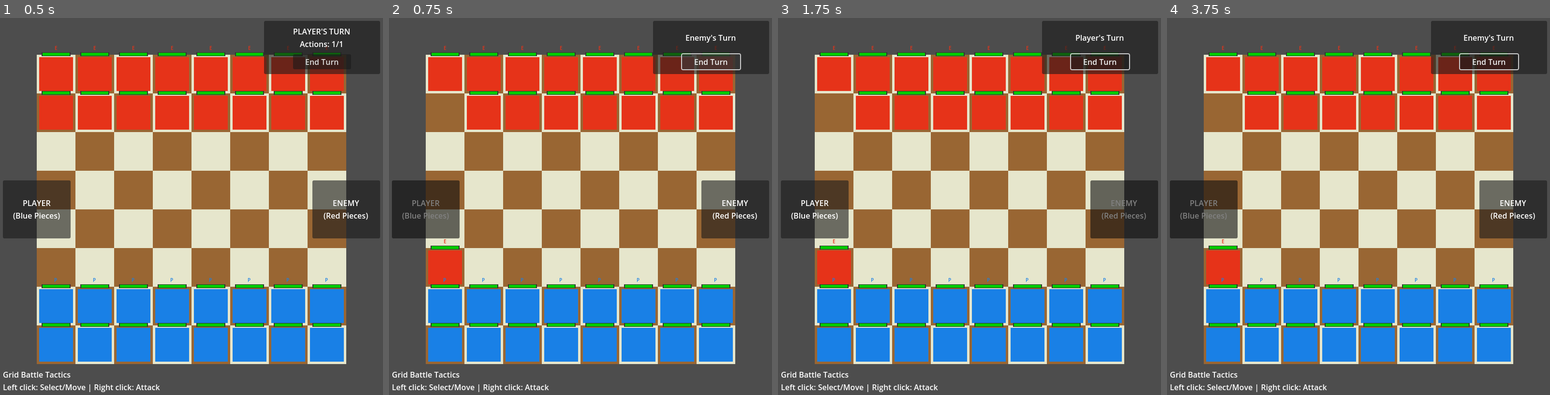
Above: before the commit, frames 1-4 (left to right).
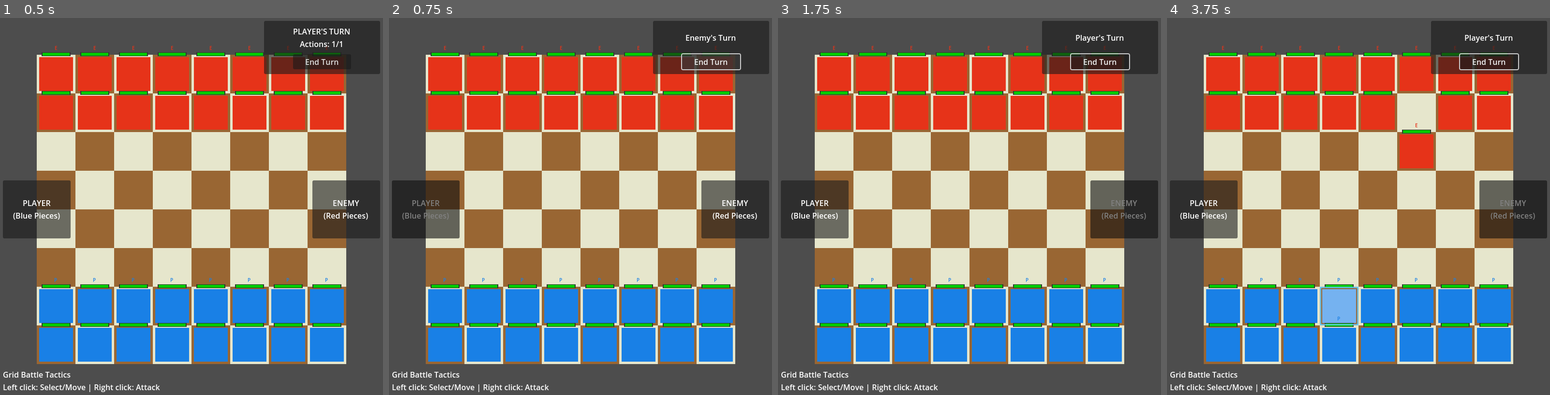
Above: after the commit, the same moments.

Repository: charlesbalcony/grid-game2.0
Game: Godot game, scene res://scenes/Main.tscn
Same seed, same stepped clock (60 frames per second), same inputs: the game is played once before the commit and once after it.
Inputs (mouse positions are in pixels of both pictures, inside the frame that each line leads up to):
- Up to frame 1 (0.5 s): no input
- Up to frame 2 (0.75 s): click "End Turn" at 0.5 s
- Up to frame 3 (1.75 s): tap Enter (ui_accept) at 1.25, 1.35, 1.52 s; move the mouse to (1053, 191) at 1.27 s; hold Right (ui_right) from 1.28 s (still down); click (1053, 191) at 1.42 s
- Up to frame 4 (3.75 s): tap Enter (ui_accept) at 1.82, 2.1, 2.27, 2.57, 2.85, 3.5, 3.6 s; move the mouse to (1281, 229) at 2.02 s; click (1281, 229) at 2.17 s; move the mouse to (1396, 123) at 2.77 s; release Right (ui_right) at 2.78 s; hold Left (ui_left) 2.78-3.53 s; click (1396, 123) at 2.92 s; move the mouse to (1339, 285) at 3.52 s; hold Right (ui_right) from 3.53 s (still down); click (1339, 285) at 3.67 s

Frame 1 is identical in both runs. In frame 2, 1.7% of the frame differs, in the area x 10-20%, y 19-71%; in frame 3, 1.7%; in frame 4, 4.8%, in the area x 3-97%, y 4-82%.

Commit message:
basic grid combat with AI

Diff:
--- a/my-first-game/scripts/GameBoard.gd
+++ b/my-first-game/scripts/GameBoard.gd
@@ -69,12 +69,22 @@
 	ui_manager.set_parent_node(self)
 	add_child(ui_manager)
 
+	# Wire ui_manager to input_handler
+	input_handler.set_ui_manager(ui_manager)
+
+	# Initialize attack UI
+	ui_manager.create_attack_ui()
+
 	ai_system = GameBoardAI.new()
 	ai_system.set_parent_node(self)
 	ai_system.set_grid_system(grid_system)
 	ai_system.set_piece_manager(piece_manager)
 	add_child(ai_system)
 
+func get_selected_piece():
+	"""Get the currently selected piece from piece manager"""
+	return piece_manager.get_selected_piece() if piece_manager else null
+
 func setup_board():
 	# Create the grid
 	grid_system.create_grid()
@@ -110,38 +120,38 @@
 
 	# Calculate damage based on attack type
 	var damage = 0
-	match attack_type:
-		"Basic":
-			damage = 1
-		"Heavy":
-			damage = 2
-		"Quick":
-			damage = 1
+	match attack_type.to_lower():
+		"basic":
+			damage = 25
+		"heavy":
+			damage = 40
+		"quick":
+			damage = 15
 
 	# Apply damage
 	print("Target piece structure: ", target)
-	if target.has("hp"):
-		target.hp -= damage
-	elif target.has("HP"):
-		target.HP -= damage
+	if target.has("piece_node") and target.piece_node:
+		var piece_node = target.piece_node
+		if piece_node.has_method("take_damage"):
+			piece_node.take_damage(damage)
+		else:
+			print("Warning: piece_node doesn't have take_damage method")
 	else:
-		print("Warning: Could not find HP field in target piece")
+		print("Warning: Could not find piece_node in target piece")
 		return
 
 	print("Attack: ", attacker_pos, " -> ", target_pos, " (", attack_type, ") for ", damage, " damage")
 
+	# Show attack notification
+	var attacker_team = attacker.team if attacker else "unknown"
+	ui_manager.show_attack_notification(attacker_team, attack_type, damage, target_pos)
+
 	# Create attack effect
-	ui_manager.create_attack_effect(grid_system.grid_to_world_pos(attacker_pos),
-									 grid_system.grid_to_world_pos(target_pos))
-
-	# Check if target is defeated
-	var current_hp = target.hp if target.has("hp") else (target.HP if target.has("HP") else 0)
-	if current_hp <= 0:
-		print("Piece defeated at ", target_pos)
-		piece_manager.remove_piece_at(target_pos)
-
-		# Check win condition
-		check_win_condition()
+	ui_manager.create_attack_effect(grid_system.grid_to_world_pos(target_pos))
+
+	# Check if target is defeated - piece death is handled by the piece itself
+	# The piece will call die() which triggers _on_piece_died signal in PieceManager
+	# No need to manually remove pieces here
 
 	# Use action
 	if game_manager:
@@ -180,13 +190,14 @@
 
 	# Handle enemy turn
 	if player_index == "enemy":
-		# AI turn with delay
-		ai_system.process_enemy_turn(game_manager)
+		# AI turn with delay for better pacing
+		var timer = get_tree().create_timer(1.5)
+		timer.timeout.connect(func(): ai_system.process_enemy_turn(game_manager))
 
 func _on_actions_used_up():
 	print("All actions used up for this turn")
-	if game_manager:
-		game_manager.force_end_turn()
+	# Turn switching is already handled by game_manager.use_action()
+	# Don't call force_end_turn() here to avoid double switching
 
 func _on_end_turn_pressed():
 	print("End turn button pressed")
--- a/my-first-game/scripts/components/GameBoardAI.gd
+++ b/my-first-game/scripts/components/GameBoardAI.gd
@@ -41,21 +41,49 @@
 	if enemy_pieces.is_empty():
 		return
 
-	# Try to find an attack opportunity first
-	for piece_data in enemy_pieces:
-		var attack_targets = get_adjacent_enemies(piece_data.position, "enemy")
-		if not attack_targets.is_empty():
-			# Found an attack opportunity
-			perform_ai_attack(piece_data, attack_targets[0], game_manager)
+	print("AI has ", enemy_pieces.size(), " pieces available")
+
+	# Add some AI personality - 70% chance to attack when possible, 30% chance to move instead
+	var should_prioritize_attack = randf() < 0.7
+
+	if should_prioritize_attack:
+		# Try to find attack opportunities and add variety
+		var attack_options = []
+		for piece_data in enemy_pieces:
+			var attack_targets = get_adjacent_enemies(piece_data.position, "enemy")
+			for target in attack_targets:
+				attack_options.append({"attacker": piece_data, "target": target})
+
+		if not attack_options.is_empty():
+			# Pick a random attack from available options
+			var selected_attack = attack_options[randi() % attack_options.size()]
+			perform_ai_attack(selected_attack.attacker, selected_attack.target, game_manager)
 			return
 
-	# No attacks available, try to move towards player pieces
-	var best_move = find_best_move(enemy_pieces)
-	if best_move:
-		perform_ai_move(best_move.piece, best_move.target_pos, game_manager)
+		# No attacks available, try to move towards player pieces
+		var best_move = find_best_move(enemy_pieces)
+		if best_move:
+			perform_ai_move(best_move.piece, best_move.target_pos, game_manager)
+	else:
+		# Sometimes prefer moving even when attacks are available
+		var best_move = find_best_move(enemy_pieces)
+		if best_move:
+			perform_ai_move(best_move.piece, best_move.target_pos, game_manager)
+			return
+
+		# If no moves available, fall back to attacking with variety
+		var attack_options = []
+		for piece_data in enemy_pieces:
+			var attack_targets = get_adjacent_enemies(piece_data.position, "enemy")
+			for target in attack_targets:
+				attack_options.append({"attacker": piece_data, "target": target})
+
+		if not attack_options.is_empty():
+			var selected_attack = attack_options[randi() % attack_options.size()]
+			perform_ai_attack(selected_attack.attacker, selected_attack.target, game_manager)
 
 func find_best_move(enemy_pieces: Array) -> Dictionary:
-	"""Find the best move for AI - move towards closest player piece"""
+	"""Find the best move for AI with some randomness for variety"""
 	if not piece_manager or not grid_system:
 		return {}
 
@@ -63,8 +91,8 @@
 	if player_pieces.is_empty():
 		return {}
 
-	var best_move = {}
-	var best_distance = 999.0
+	# Collect all possible moves with their scores
+	var possible_moves = []
 
 	for enemy_piece in enemy_pieces:
 		for player_piece in player_pieces:
@@ -72,14 +100,41 @@
 
 			# Try to move towards this player piece
 			var target_pos = get_move_towards(enemy_piece.position, player_piece.position)
-			if target_pos != Vector2(-1, -1) and distance < best_distance:
-				best_distance = distance
-				best_move = {
+			if target_pos != Vector2(-1, -1):
+				# Score based on distance (lower is better, so invert)
+				var score = 10.0 - distance
+
+				possible_moves.append({
 					"piece": enemy_piece,
-					"target_pos": target_pos
-				}
-
-	return best_move
+					"target_pos": target_pos,
+					"score": score
+				})
+
+	if possible_moves.is_empty():
+		return {}
+
+	# Sort moves by score (best first)
+	possible_moves.sort_custom(func(a, b): return a.score > b.score)
+
+	# Add variety: 60% chance to pick the best move, 30% for top 3, 10% for any move
+	var rand_val = randf()
+	var selected_move
+
+	if rand_val < 0.6:
+		# Pick the best move
+		selected_move = possible_moves[0]
+	elif rand_val < 0.9 and possible_moves.size() >= 3:
+		# Pick from top 3 moves
+		var top_moves = possible_moves.slice(0, min(3, possible_moves.size()))
+		selected_move = top_moves[randi() % top_moves.size()]
+	else:
+		# Pick any random move
+		selected_move = possible_moves[randi() % possible_moves.size()]
+
+	return {
+		"piece": selected_move.piece,
+		"target_pos": selected_move.target_pos
+	}
 
 func get_move_towards(from_pos: Vector2, to_pos: Vector2) -> Vector2:
 	"""Find a valid adjacent position that moves towards the target"""
@@ -124,9 +179,7 @@
 
 	# Update piece position using piece manager
 	if piece_manager.move_piece(old_pos, target_pos):
-		print("AI moved piece from ", old_pos, " to ", target_pos)
-
-		# Use action
+		print("AI moved ", piece_data.get("piece_type", "piece"), " from ", old_pos, " to ", target_pos)		# Use action
 		game_manager.use_action()
 
 func perform_ai_attack(attacker_data: Dictionary, target_data: Dictionary, game_manager):
@@ -149,6 +202,7 @@
 	print("AI attacking with ", attack_type, " attack")
 
 	# Perform the attack using positions (delegate to parent)
+	# The attack will use an action automatically
 	if parent_node and parent_node.has_method("perform_attack"):
 		parent_node.perform_attack(attacker_data.position, target_data.position, attack_type)
 
--- a/my-first-game/scripts/components/InputHandler.gd
+++ b/my-first-game/scripts/components/InputHandler.gd
@@ -49,6 +49,7 @@
 	"""Process input events"""
 	# Only allow input during player's turn
 	if game_manager and game_manager.current_team != "player":
+		print("Input blocked - current team: ", game_manager.current_team)
 		return
 
 	if event is InputEventMouseButton and event.pressed:
@@ -86,15 +87,21 @@
 	if not grid_system.is_valid_position(grid_pos):
 		return
 
-	# Right click to enter attack mode if a piece is selected
-	var selected_piece = piece_manager.get_selected_piece()
-	var selected_position = piece_manager.get_selected_position()
-
-	if selected_piece and piece_manager.is_position_occupied(grid_pos) and piece_manager.get_piece_at_position(grid_pos).team == selected_piece.team:
-		piece_manager.select_piece(grid_pos)
-		if ui_manager:
-			ui_manager.show_attack_options(selected_piece)
-		set_mode("ATTACK")
+	# Right click on a piece to show attack options
+	if piece_manager.is_position_occupied(grid_pos):
+		var piece = piece_manager.get_piece_at_position(grid_pos)
+		# Only allow right-clicking own pieces
+		if piece.team == "player":
+			piece_manager.select_piece(grid_pos)
+			if ui_manager:
+				ui_manager.show_attack_options(piece)
+			set_mode("ATTACK")
+		else:
+			print("Cannot attack with enemy pieces!")
+	else:
+		# Right click on empty space - cancel any attack mode
+		if current_mode == "ATTACK":
+			set_mode("MOVE")
 
 	right_click_processed.emit(grid_pos)
 
--- a/my-first-game/scripts/components/UIManager.gd
+++ b/my-first-game/scripts/components/UIManager.gd
@@ -90,16 +90,35 @@
 	if attack_ui:
 		attack_ui.visible = false
 
-	# Emit signal to switch back to move mode
-	if parent_node and parent_node.has_method("set_mode"):
-		parent_node.set_mode("MOVE")
+	# Switch back to move mode through input handler
+	if parent_node and parent_node.input_handler and parent_node.input_handler.has_method("set_mode"):
+		parent_node.input_handler.set_mode("MOVE")
 
 func execute_attack(attack_data):
 	"""Execute an attack selection"""
-	if parent_node and parent_node.has_method("on_attack_selected"):
-		parent_node.on_attack_selected(attack_data)
-
 	print("Attack selected: ", attack_data.name, " - Click target to attack")
+
+	# Set the selected attack on the currently selected piece
+	if parent_node and parent_node.has_method("get_selected_piece"):
+		var selected_piece = parent_node.get_selected_piece()
+		if selected_piece:
+			# Set the attack type based on attack name
+			var attack_type = "basic"
+			if "Heavy" in attack_data.name:
+				attack_type = "Heavy"
+			elif "Quick" in attack_data.name:
+				attack_type = "Quick"
+			else:
+				attack_type = "Basic"
+
+			selected_piece["selected_attack"] = attack_type
+
+			# Hide the attack UI
+			hide_attack_ui()
+
+			# Switch to attack mode - call method on parent's input handler
+			if parent_node.input_handler and parent_node.input_handler.has_method("set_mode"):
+				parent_node.input_handler.set_mode("ATTACK")
 
 func show_attack_targets(attacker_pos: Vector2, selected_piece):
 	"""Highlight valid attack targets"""
@@ -144,6 +163,11 @@
 			highlight.queue_free()
 	attack_highlights.clear()
 
+func clear_attack_ui():
+	"""Clear attack UI (alias for hide_attack_ui for compatibility)"""
+	hide_attack_ui()
+	clear_attack_highlights()
+
 func create_attack_effect(grid_pos: Vector2):
 	"""Create visual effect for attacks"""
 	if not grid_system or not parent_node:
@@ -160,6 +184,38 @@
 	var tween = parent_node.create_tween()
 	tween.tween_property(effect, "modulate:a", 0.0, 0.3)
 	tween.tween_callback(effect.queue_free)
+
+func show_attack_notification(attacker_team: String, attack_type: String, damage: int, target_pos: Vector2):
+	"""Show a notification when an attack happens"""
+	if not parent_node:
+		return
+
+	# Create attack notification text
+	var notification = Label.new()
+	var attack_name = attack_type.capitalize()
+	notification.text = attacker_team.capitalize() + " " + attack_name + " Attack!\n" + str(damage) + " damage"
+	notification.size = Vector2(200, 60)
+
+	# Position near the target
+	if grid_system:
+		var world_pos = grid_system.grid_to_world_pos(target_pos)
+		notification.position = world_pos + Vector2(-50, -80)  # Above the target
+	else:
+		notification.position = Vector2(400, 100)  # Fallback position
+
+	# Style the notification
+	notification.modulate = Color.YELLOW if attacker_team == "enemy" else Color.CYAN
+	notification.z_index = 5
+	notification.add_theme_font_size_override("font_size", 16)
+
+	parent_node.add_child(notification)
+
+	# Animate the notification
+	var tween = parent_node.create_tween()
+	tween.parallel().tween_property(notification, "position:y", notification.position.y - 30, 1.5)
+	# Fade out after 1.5 seconds
+	tween.parallel().tween_property(notification, "modulate:a", 0.0, 2.0).set_delay(1.0)
+	tween.tween_callback(notification.queue_free)
 
 func update_ui_info(text: String):
 	"""Update the UI info text"""
--- a/my-first-game/scripts/game_manager.gd
+++ b/my-first-game/scripts/game_manager.gd
@@ -44,8 +44,8 @@
 		current_team = "player"
 		current_state = GameState.PLAYER_TURN
 
+	print("Turn ", turn_count, ": ", current_team.capitalize(), "'s turn")
 	turn_changed.emit(current_team)
-	print("Turn ", turn_count, ": ", current_team.capitalize(), "'s turn")
 
 func can_move_piece(team: String) -> bool:
 	return current_team == team and current_state != GameState.GAME_OVER
--- a/my-first-game/scripts/game_piece.gd
+++ b/my-first-game/scripts/game_piece.gd
@@ -7,7 +7,7 @@
 @export var max_health: int = 100
 @export var current_health: int = 100
 @export var attack_power: int = 25
-@export var defense: int = 5
+@export var defense: int = 2
 @export var movement_range: int = 1
 
 var grid_position: Vector2
--- a/my-first-game/scripts/player.gd
+++ /dev/null
@@ -1,32 +0,0 @@
-extends CharacterBody2D
-
-# Player movement script for a simple 2D platformer
-
-# Movement speed
-const SPEED = 300.0
-const JUMP_VELOCITY = -400.0
-
-# Get the gravity from the project settings to be synced with RigidBody nodes
-var gravity = ProjectSettings.get_setting("physics/2d/default_gravity")
-
-func _physics_process(delta):
-	# Add the gravity
-	if not is_on_floor():
-		velocity.y += gravity * delta
-
-	# Handle jump
-	if Input.is_action_just_pressed("ui_accept") and is_on_floor():
-		velocity.y = JUMP_VELOCITY
-
-	# Get the input direction and handle the movement/deceleration
-	# As good practice, you should replace UI actions with custom gameplay actions
-	var direction = Input.get_axis("ui_left", "ui_right")
-	if direction:
-		velocity.x = direction * SPEED
-	else:
-		velocity.x = move_toward(velocity.x, 0, SPEED)
-
-	move_and_slide()
-
-func _ready():
-	print("Player ready! Use arrow keys to move and space to jump!")
